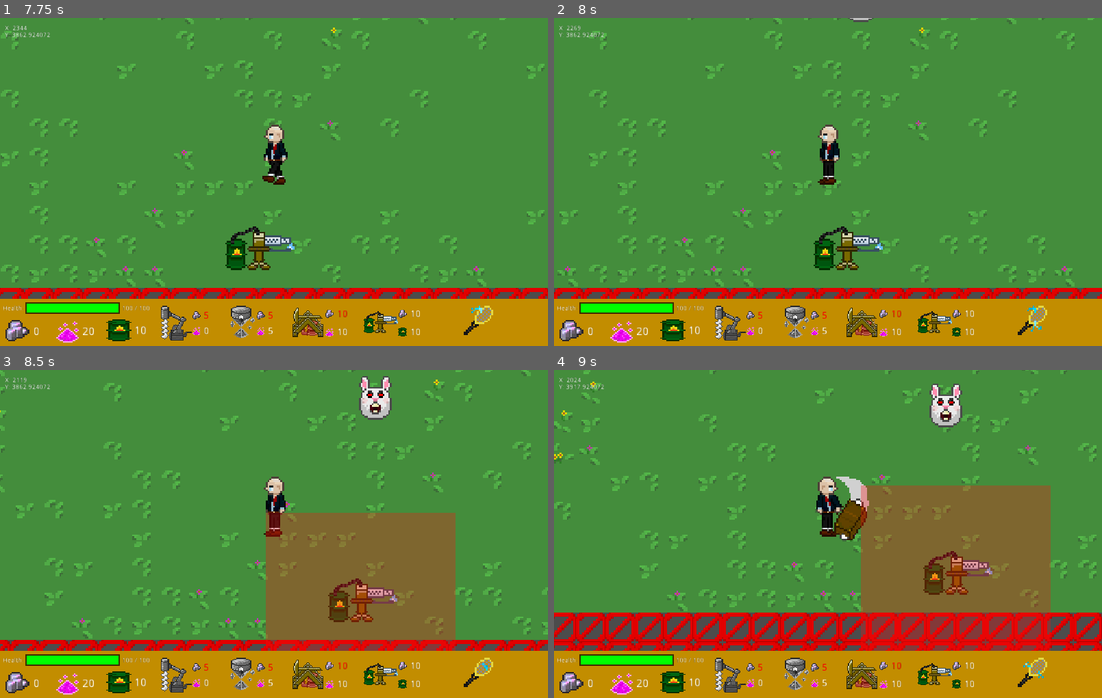
Above: before the commit, frames 1-4 (two rows, left to right).
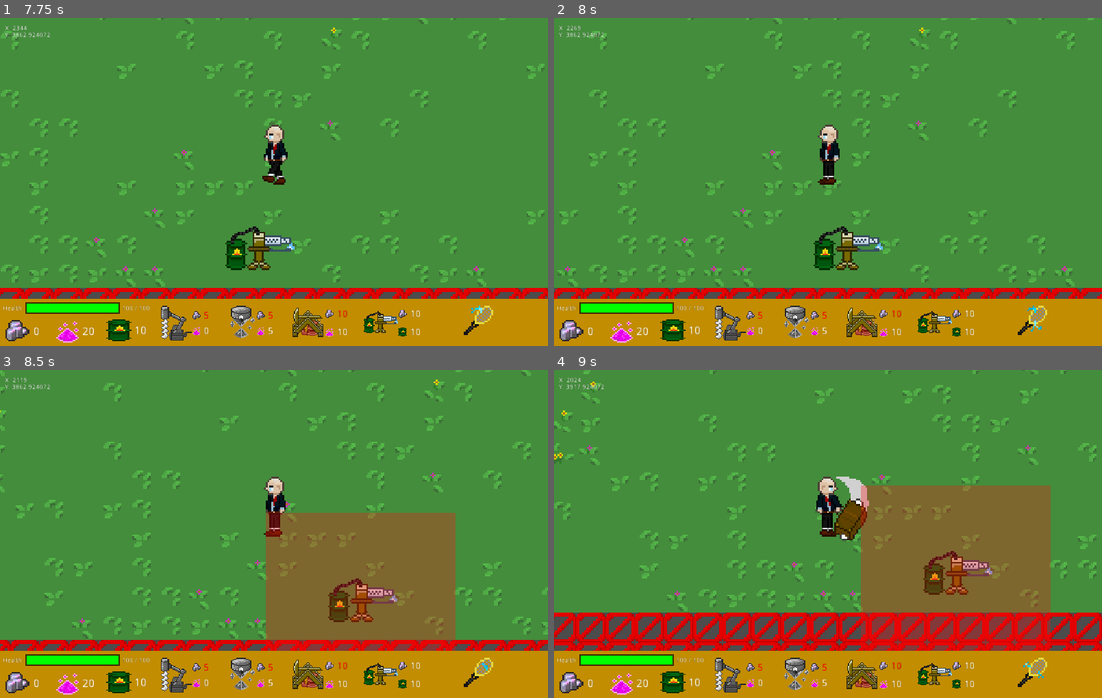
Above: after the commit, the same moments.

Repository: rakthalekk/CSC281-Project
Game: Godot game, scene res://src/Main.tscn
The game is run twice, just before and just after one commit, with the same random seed, the same clock (stepped at 60 frames per second) and the same inputs. The engine's default icon, where the game draws it, is replaced by a stand-in: a white triangle on a blue panel in a dark square.
Inputs (mouse positions are in pixels of both pictures, inside the frame that each line leads up to):
- Up to frame 1 (7.75 s): click (175, 323) at 0.5 s; click (241, 323) at 1.25 s; click (306, 319) at 2 s; click (378, 316) at 2.75 s; click (476, 323) at 3.5 s; tap Enter at 4.25 s; move the mouse to (394, 165) at 4.27 s; press the mouse at (394, 165) at 4.28 s; hold D (right) 4.28-5.03 s; move the mouse to (164, 198) at 5.02 s; release the mouse at (164, 198) at 5.03 s; hold S (down) 5.03-5.78 s; tap E (interact_key) at 5.1, 7.35 s; move the mouse to (328, 109) at 5.77 s; hold D (right) 5.78-6.53 s; tap C (manual_mine) at 5.85 s; move the mouse to (246, 247) at 6.52 s; hold W (up) 6.53-7.28 s; click (246, 247) at 6.6 s; move the mouse to (438, 231) at 7.27 s; hold A (left) from 7.28 s (still down)
- Up to frame 2 (8 s): keep holding A (left)
- Up to frame 3 (8.5 s): keep holding A (left); move the mouse to (109, 484) at 8.02 s; tap C (manual_mine) at 8.1 s
- Up to frame 4 (9 s): move the mouse to (855, 534) at 8.77 s; release A (left) at 8.78 s; press the mouse at (855, 534) at 8.78 s; hold S (down) from 8.78 s (still down)

Frame 1 is identical in both runs. In frame 2, less than 0.1% of the frame differs, in the area x 53-59%, y 0-2%; in frame 3, 0.6%, in the area x 65-72%, y 1-16%; in frame 4, 0.6%.

Commit message:
cool turret rotation (spent too much time on this)

Diff:
--- a/281-Project/src/BigBadBunny.tscn
+++ b/281-Project/src/BigBadBunny.tscn
@@ -5,6 +5,8 @@
 
 [node name="BigBadBunny" instance=ExtResource( 1 )]
 script = ExtResource( 2 )
+dmg = 20
+max_health = 100
 
 [node name="CollisionShape2D" parent="." index="0"]
 position = Vector2( 0, 64 )
--- a/281-Project/src/Bolt.tscn
+++ b/281-Project/src/Bolt.tscn
@@ -57,7 +57,6 @@
 
 [node name="Sprite" type="AnimatedSprite" parent="."]
 frames = SubResource( 10 )
-frame = 5
 playing = true
 
 [node name="Timer" type="Timer" parent="."]
--- a/281-Project/src/Bullet.gd
+++ b/281-Project/src/Bullet.gd
@@ -17,5 +17,5 @@
 
 func _on_Bullet_body_entered(body):
 	if body is Enemy:
-		body.damage(5, Vector2.ZERO)
+		body.damage(10, Vector2.ZERO)
 	queue_free()
--- a/281-Project/src/BunnySpawner.gd
+++ b/281-Project/src/BunnySpawner.gd
@@ -3,6 +3,11 @@
 
 signal spawn_bunny
 
+
+export(int) var nearby_entity_spawn_time = 6;
+export(int) var no_nearby_entity_spawn_time = 12;
+
+var entities_in_range = []
 
 onready var parent = $".."
 
@@ -11,8 +16,8 @@
 
 
 func _on_Timer_timeout():
-	# Won't spawn more enemies if there are 6 or more within the radius
-	if $SpawnRadius.get_overlapping_bodies().size() < 6:
+	# Won't spawn more enemies if there are 4 or more within the radius
+	if $SpawnRadius.get_overlapping_bodies().size() < 4:
 		$Timer2.start()
 		$Alert.visible = true
 	else:
@@ -22,4 +27,18 @@
 func _on_Timer2_timeout():
 	emit_signal("spawn_bunny", global_position)
 	$Alert.visible = false
-	$Timer.start()
+
+	var time = no_nearby_entity_spawn_time * rand_range(1, 1.5)
+	if entities_in_range.size() > 0:
+		time = nearby_entity_spawn_time * rand_range(1, 1.5)
+
+	$Timer.start(time)
+
+
+func _on_EntityDetectionField_body_entered(body):
+	entities_in_range.append(body)
+
+
+func _on_EntityDetectionField_body_exited(body):
+	if entities_in_range.has(body):
+		entities_in_range.erase(body)
--- a/281-Project/src/Burrow.tscn
+++ b/281-Project/src/Burrow.tscn
@@ -1,10 +1,13 @@
-[gd_scene load_steps=4 format=2]
+[gd_scene load_steps=5 format=2]
 
 [ext_resource path="res://assets/Map Elements/burrow.png" type="Texture" id=1]
 [ext_resource path="res://src/BunnySpawner.gd" type="Script" id=2]
 
 [sub_resource type="CircleShape2D" id=1]
 radius = 592.054
+
+[sub_resource type="CircleShape2D" id=2]
+radius = 877.268
 
 [node name="Burrow" type="Node2D"]
 script = ExtResource( 2 )
@@ -13,7 +16,7 @@
 texture = ExtResource( 1 )
 
 [node name="Timer" type="Timer" parent="."]
-wait_time = 5.0
+wait_time = 8.0
 one_shot = true
 autostart = true
 
@@ -26,6 +29,13 @@
 
 [node name="CollisionShape2D" type="CollisionShape2D" parent="SpawnRadius"]
 shape = SubResource( 1 )
+
+[node name="EntityDetectionField" type="Area2D" parent="."]
+collision_layer = 0
+collision_mask = 5
+
+[node name="CollisionShape2D" type="CollisionShape2D" parent="EntityDetectionField"]
+shape = SubResource( 2 )
 
 [node name="Alert" type="Node2D" parent="."]
 visible = false
@@ -44,3 +54,5 @@
 
 [connection signal="timeout" from="Timer" to="." method="_on_Timer_timeout"]
 [connection signal="timeout" from="Timer2" to="." method="_on_Timer2_timeout"]
+[connection signal="body_entered" from="EntityDetectionField" to="." method="_on_EntityDetectionField_body_entered"]
+[connection signal="body_exited" from="EntityDetectionField" to="." method="_on_EntityDetectionField_body_exited"]
--- a/281-Project/src/Enemy.gd
+++ b/281-Project/src/Enemy.gd
@@ -28,6 +28,7 @@
 func _ready():
 	yield(parent, "ready")
 	nav = parent.nav
+	hp = max_health
 
 
 # Called every frame. 'delta' is the elapsed time since the previous frame.
--- a/281-Project/src/Enemy.tscn
+++ b/281-Project/src/Enemy.tscn
@@ -53,7 +53,7 @@
 }
 
 [sub_resource type="CircleShape2D" id=2]
-radius = 520.0
+radius = 704.045
 
 [sub_resource type="RectangleShape2D" id=5]
 extents = Vector2( 36, 36 )
--- a/281-Project/src/GrassTileMap.gd
+++ b/281-Project/src/GrassTileMap.gd
@@ -23,8 +23,8 @@
 var regionSize = 8 #region size squares of the burrows
 var bossRegionSqare = 2 #Size of boss region to not spawn burrows in
 var maxBurrowsPerSquare = 1 #The number of burrows that can spawn in a single square area
-var minChance = 0.25 #2/8 At the start of the map, this is the chance of burrows spawning
-var maxChance = 0.75 #6/8At the back part of the map
+var minChance = 0.1 #2/8 At the start of the map, this is the chance of burrows spawning
+var maxChance = 0.5 #6/8At the back part of the map
 
 
 # Called when the node enters the scene tree for the first time.
@@ -128,7 +128,7 @@
 
 					#Determine if the burrow will spawn
 					if(rng_val <= chance):
-						print("Spawning Burrow in square: " + "(" + str(x) + ", " + str(y) + ")" + " with coords: " + "(" + str(map_to_world(Vector2(x*8 + regionSize/2, actualY*8 + regionSize/2))[0]) + ", " + str(map_to_world(Vector2(x*8 + regionSize/2, actualY*8 + regionSize/2))[1]) + ")")
+						#print("Spawning Burrow in square: " + "(" + str(x) + ", " + str(y) + ")" + " with coords: " + "(" + str(map_to_world(Vector2(x*8 + regionSize/2, actualY*8 + regionSize/2))[0]) + ", " + str(map_to_world(Vector2(x*8 + regionSize/2, actualY*8 + regionSize/2))[1]) + ")")
 						#Uncomment Uone of the below createBurrow methods
 						##Spawn the burrow in the middle of the square
 						createBurrow(x*8 + regionSize/2,actualY*8 + regionSize/2)
--- a/281-Project/src/Turret.gd
+++ b/281-Project/src/Turret.gd
@@ -3,6 +3,10 @@
 signal make_bullet
 
 var targets = []
+var target = null
+var frame = 0
+
+var bullet_queue = false
 
 
 func _on_VisionRadius_body_entered(body):
@@ -14,7 +18,16 @@
 
 
 func _on_ShootInterval_timeout():
-	var target = null
+	if target:
+		bullet_queue = true
+
+
+func _on_InvincibilityTimer_timeout():
+	end_invulnerability()
+
+
+func _on_RotateAnimationFrame_timeout():
+	target = null
 	var smallest_distance = 9999
 	for t in targets:
 		var distance = global_position.distance_to(t.global_position)
@@ -23,9 +36,24 @@
 			smallest_distance = distance
 
 	if target:
-		var direction = (target.global_position - global_position).normalized()
-		emit_signal("make_bullet", global_position, direction)
+		anim_player.play("sighting")
 
+		var dir = (target.global_position - global_position).normalized()
+		var angle = rad2deg(dir.angle_to(Vector2.DOWN))
+		if angle < 0:
+			angle = angle + 360
 
-func _on_InvincibilityTimer_timeout():
-	end_invulnerability()
+		frame = round(angle / (360 / 16))
+	elif anim_player.current_animation != "idle":
+		anim_player.play("idle")
+		anim_player.advance(frame / 10.0)
+
+	if $AnimationPlayer.current_animation == "sighting":
+		if frame > $Sprite.frame:
+			$Sprite.frame += 1
+		elif frame < $Sprite.frame:
+			$Sprite.frame -= 1
+		elif bullet_queue:
+			var direction = (target.global_position - global_position).normalized()
+			emit_signal("make_bullet", global_position, direction)
+			bullet_queue = false
--- a/281-Project/src/Turret.tscn
+++ b/281-Project/src/Turret.tscn
@@ -1,13 +1,48 @@
-[gd_scene load_steps=7 format=2]
+[gd_scene load_steps=10 format=2]
 
-[ext_resource path="res://assets/Structures/turret.png" type="Texture" id=1]
+[ext_resource path="res://assets/Structures/turretrotate.png" type="Texture" id=1]
 [ext_resource path="res://src/Turret.gd" type="Script" id=2]
 
 [sub_resource type="RectangleShape2D" id=3]
 extents = Vector2( 24, 16 )
 
 [sub_resource type="CircleShape2D" id=4]
-radius = 440.0
+radius = 768.042
+
+[sub_resource type="Animation" id=17]
+length = 0.001
+tracks/0/type = "value"
+tracks/0/path = NodePath("Sprite:frame")
+tracks/0/interp = 1
+tracks/0/loop_wrap = true
+tracks/0/imported = false
+tracks/0/enabled = true
+tracks/0/keys = {
+"times": PoolRealArray( 0 ),
+"transitions": PoolRealArray( 1 ),
+"update": 0,
+"values": [ 0 ]
+}
+
+[sub_resource type="Animation" id=18]
+resource_name = "idle"
+length = 1.6
+loop = true
+tracks/0/type = "value"
+tracks/0/path = NodePath("Sprite:frame")
+tracks/0/interp = 1
+tracks/0/loop_wrap = true
+tracks/0/imported = false
+tracks/0/enabled = true
+tracks/0/keys = {
+"times": PoolRealArray( 0, 0.1, 0.2, 0.3, 0.4, 0.5, 0.6, 0.7, 0.8, 0.9, 1, 1.1, 1.2, 1.3, 1.4, 1.5 ),
+"transitions": PoolRealArray( 1, 1, 1, 1, 1, 1, 1, 1, 1, 1, 1, 1, 1, 1, 1, 1 ),
+"update": 1,
+"values": [ 0, 1, 2, 3, 4, 5, 6, 7, 8, 9, 10, 11, 12, 13, 14, 15 ]
+}
+
+[sub_resource type="Animation" id=19]
+resource_name = "sighting"
 
 [sub_resource type="Animation" id=16]
 length = 0.001
@@ -53,6 +88,7 @@
 [node name="Sprite" type="Sprite" parent="."]
 position = Vector2( 5, -50 )
 texture = ExtResource( 1 )
+vframes = 16
 
 [node name="VisionRadius" type="Area2D" parent="."]
 collision_layer = 0
@@ -62,10 +98,12 @@
 shape = SubResource( 4 )
 
 [node name="ShootInterval" type="Timer" parent="."]
-wait_time = 2.0
 autostart = true
 
 [node name="AnimationPlayer" type="AnimationPlayer" parent="."]
+anims/RESET = SubResource( 17 )
+anims/idle = SubResource( 18 )
+anims/sighting = SubResource( 19 )
 
 [node name="EffectsAnimationPlayer" type="AnimationPlayer" parent="."]
 anims/RESET = SubResource( 16 )
@@ -75,7 +113,12 @@
 wait_time = 1.3
 one_shot = true
 
+[node name="RotateAnimationFrame" type="Timer" parent="."]
+wait_time = 0.1
+autostart = true
+
 [connection signal="body_entered" from="VisionRadius" to="." method="_on_VisionRadius_body_entered"]
 [connection signal="body_exited" from="VisionRadius" to="." method="_on_VisionRadius_body_exited"]
 [connection signal="timeout" from="ShootInterval" to="." method="_on_ShootInterval_timeout"]
 [connection signal="timeout" from="InvincibilityTimer" to="." method="_on_InvincibilityTimer_timeout"]
+[connection signal="timeout" from="RotateAnimationFrame" to="." method="_on_RotateAnimationFrame_timeout"]
